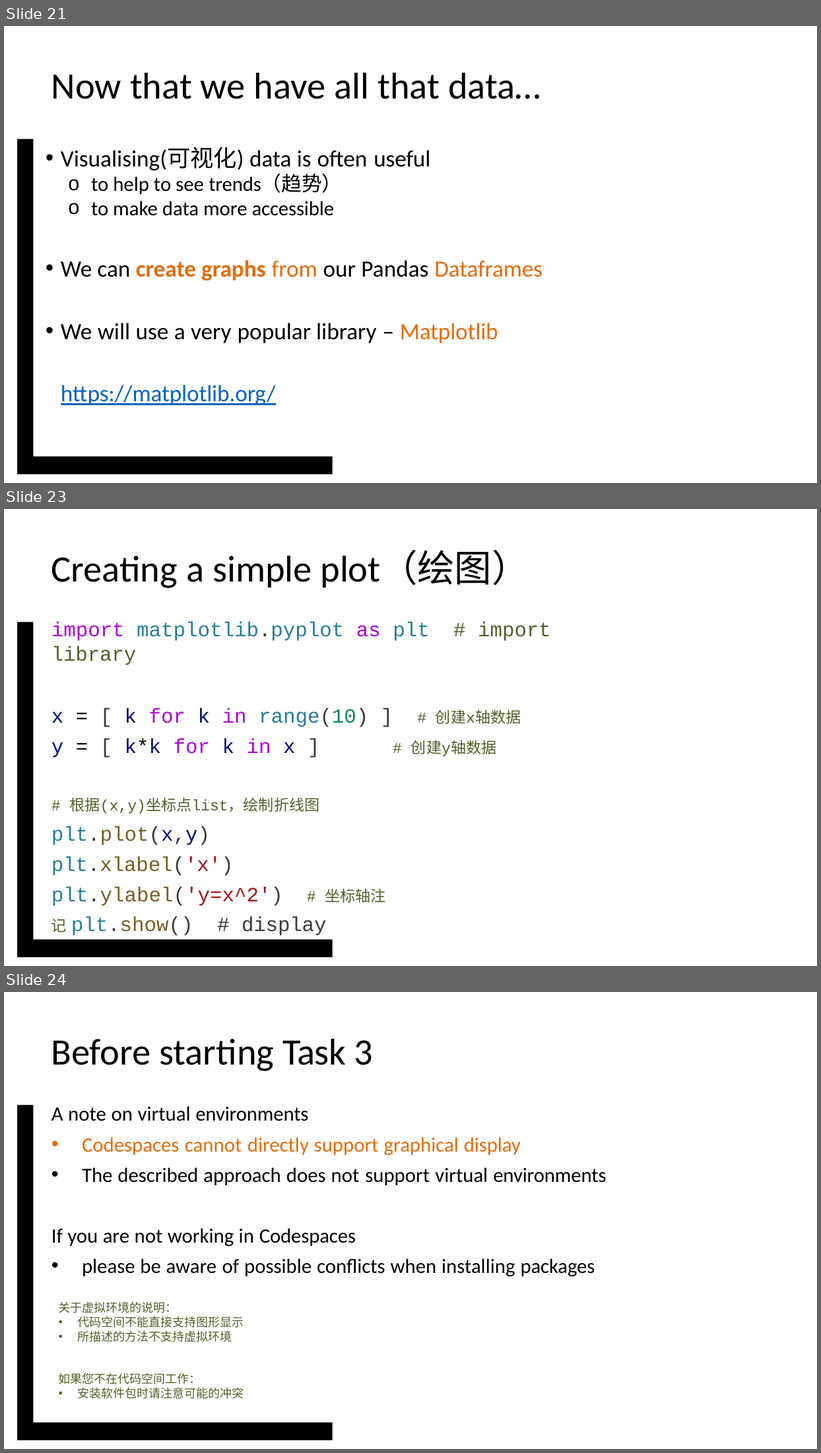
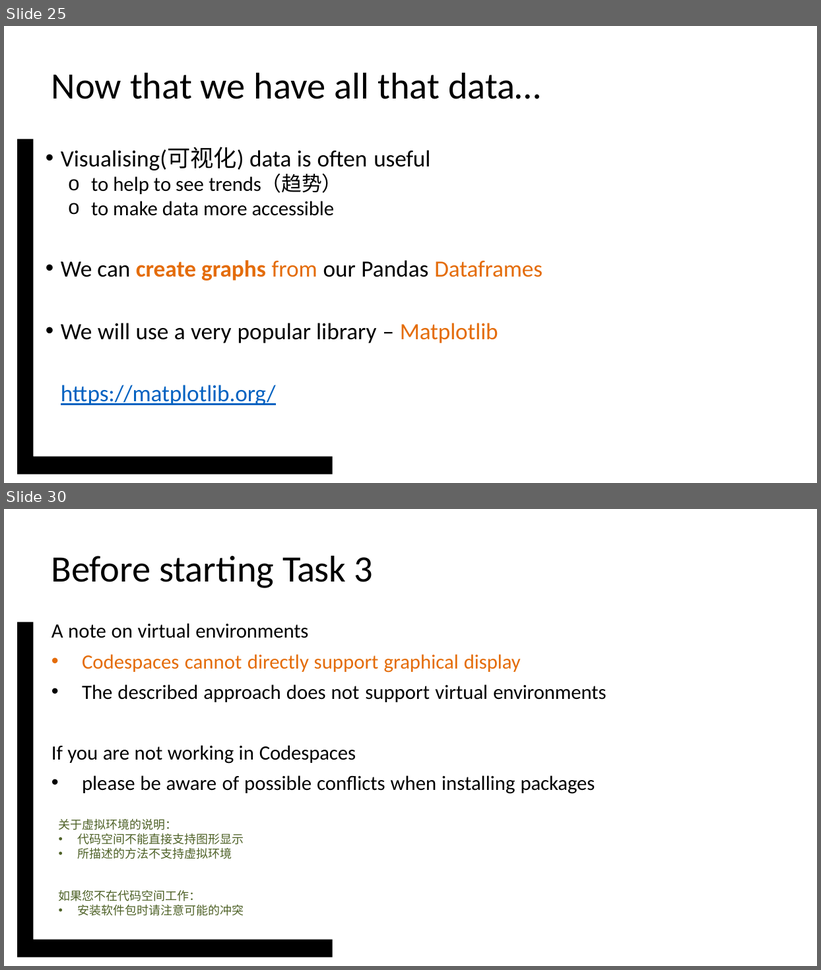
Before and after one commit to vcboy1/Leeds, a slide deck: 26fall/1850/Note/w1.8_s1.pptx. Shown one above the other, each under a label of ours: slides 21, 23 and 24 before the commit, slides 25 and 30 after it; the slides between them are not shown. The pictures are 821x1453 and 821x970 pixels, drawn with LibreOffice and Linux fonts; fonts in the diff are those of the drawing; background and template pictures are left out. Boxes give left, top, right and bottom in pixels: in the first picture for what was removed or moved away, otherwise in the second. Text is boxed around its words. In the diff, an @@ line names an element or a change of style, - is before the commit and + after.

```diff
--- a/26fall/1850/Note/w1.8_s1.pptx
+++ b/26fall/1850/Note/w1.8_s1.pptx
@@ slide 23 removed at <box>4,509,817,966</box>, background #FFFFFF; not listed: 1 template element that a slide beside it also shows @@
@@ title removed at <box>52,551,529,588</box> @@
-Creating a simple plot（绘图）
@@ text removed at <box>52,622,551,906</box> @@
-import matplotlib.pyplot as plt # import library
-x = [ k for k in range(10) ] # 创建x轴数据
-y = [ k*k for k in x ] # 创建y轴数据
-# 根据(x,y)坐标点list，绘制折线图
-plt.plot(x,y)
-plt.xlabel('x') plt.ylabel('y=x^2') # 坐标轴注记 plt.show() # display
@@ what was slide 21 is now slide 25 @@
@@ what was slide 24 is now slide 30 @@
```
Also in this commit, not shown: 2 slides changed, 7 slides added, 1 other file.
